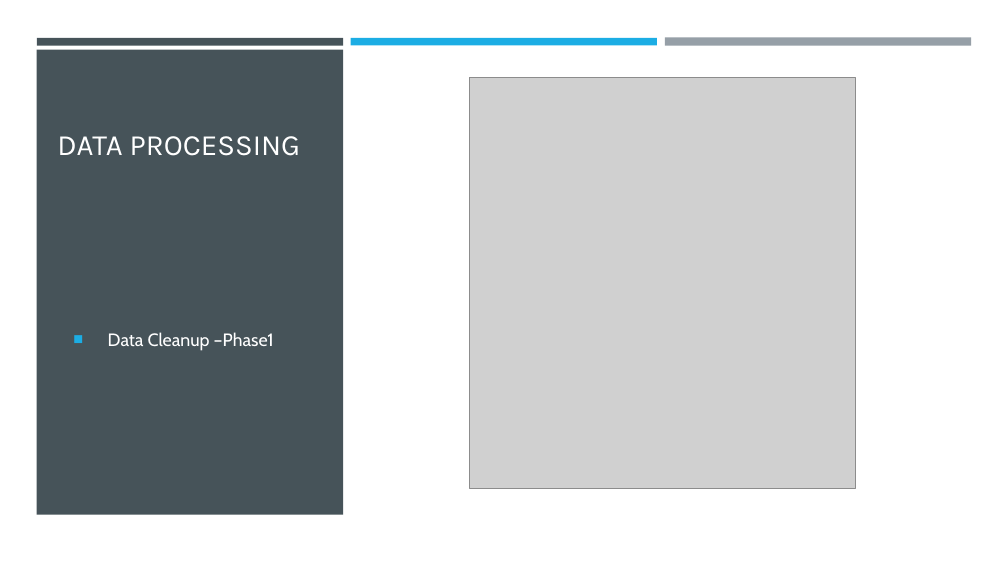
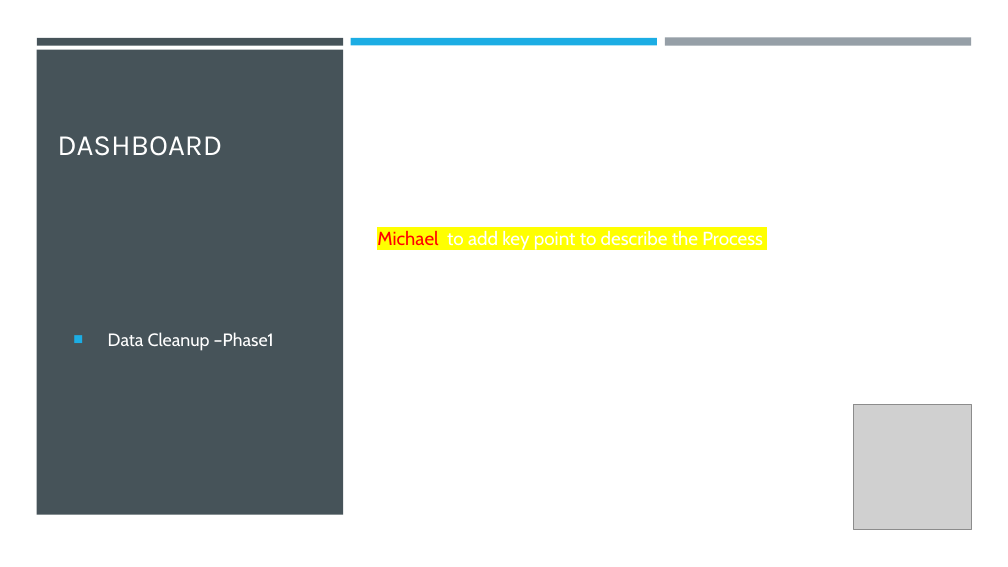
Before and after one commit to srthirum1/Final_Group_Project, a slide deck: slide 9 of Final_Project/CA Housing Prices Analysis.pptx (slide 7 before the commit). Drawn at 1008x567 pixels with LibreOffice and Linux fonts; fonts in the diff are those of the drawing; grey boxes stand for pictures. Boxes give left, top, right and bottom in pixels: in the first picture for what was removed or moved away, otherwise in the second. Text is boxed around its words. In the diff, an @@ line names an element or a change of style, - is before the commit and + after.

Commit message:
added Tableau Dashboard and updated PPT

```diff
--- a/Final_Project/CA Housing Prices Analysis.pptx
+++ b/Final_Project/CA Housing Prices Analysis.pptx
@@ title at (57, 136, 222, 156): text changed @@
-DATA PROCESSING
+DASHBOARD
@@ text added at (377, 230, 763, 250), 18 pt, text #FFFFFF @@
+Michael to add key point to describe the Process
@@ picture: place and size @@
-picture at (469, 77, 855, 488)
+picture at (854, 405, 971, 529)
```
Also in this commit, not shown: 7 other slides changed, 2 slides added, 1 slide removed, 1 other file.
